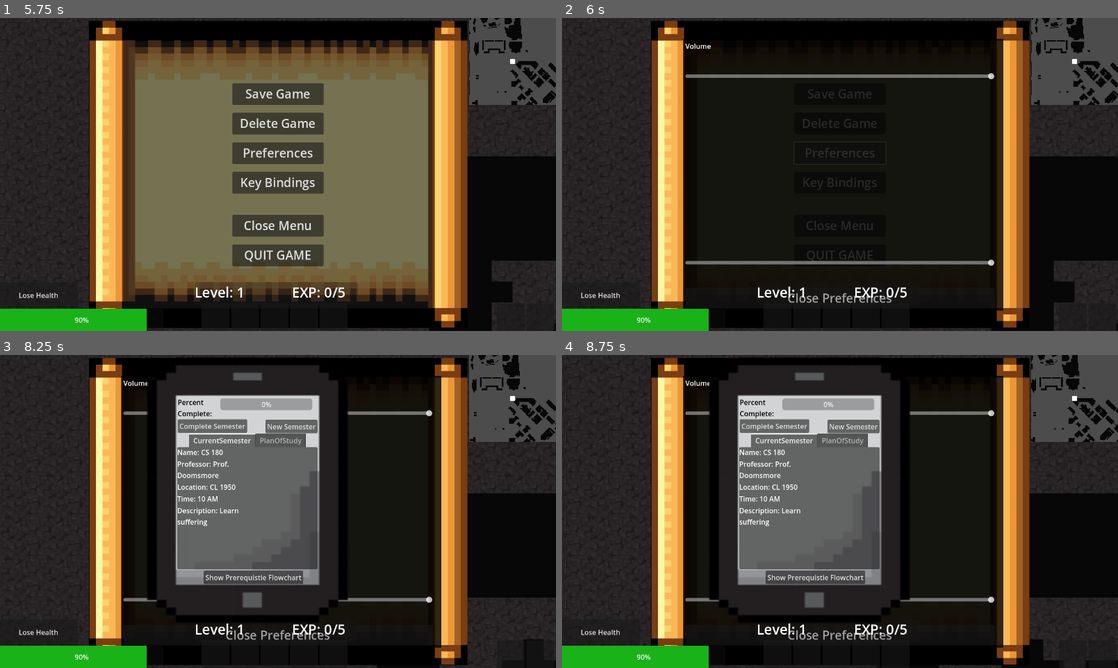
Above: before the commit, frames 1-4 (two rows, left to right).
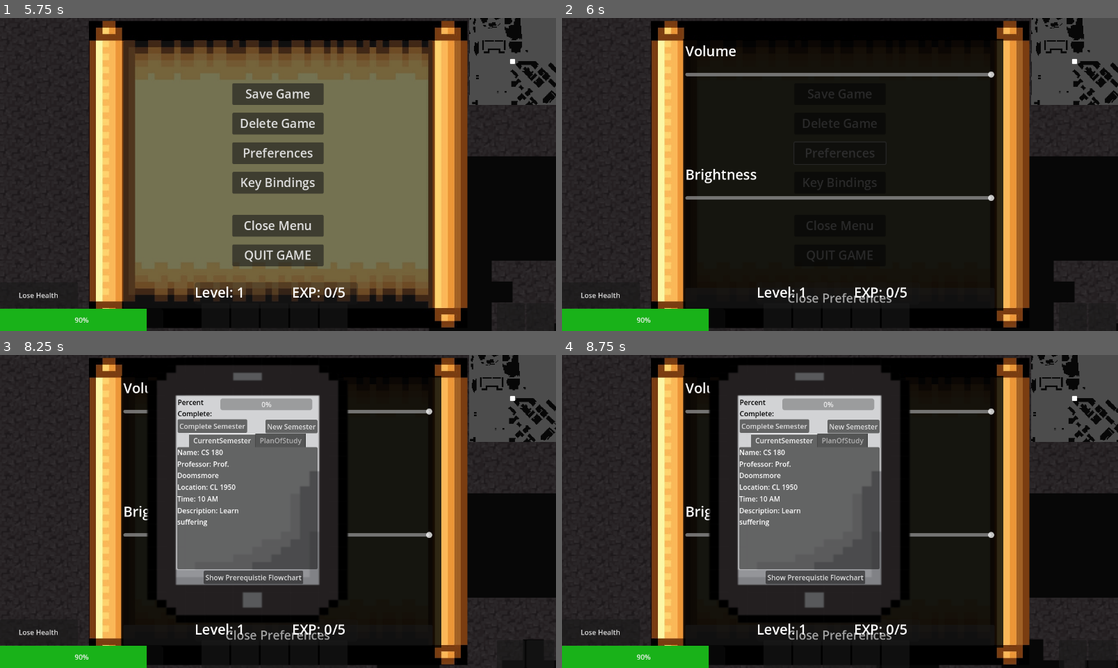
Above: after the commit, the same moments.

Repository: trex414/Profpocalypse-Purdue-Edition
Game: Godot game, scene res://test_main.tscn
Same seed, same stepped clock (60 frames per second), same inputs: the game is played once before the commit and once after it.
Inputs (mouse positions are in pixels of both pictures, inside the frame that each line leads up to):
- Up to frame 1 (5.75 s): click (216, 318) at 0.52 s; click (244, 318) at 1.27 s; click (272, 318) at 2 s; click (305, 318) at 2.75 s; click (333, 318) at 3.5 s; click "Lose Health" at 4.25 s; click (16, 36) at 5 s
- Up to frame 2 (6 s): click "Preferences" at 5.75 s
- Up to frame 3 (8.25 s): click "Key Bindings" at 6.5 s; click "Save Game" at 7.25 s; tap Enter at 8 s; move the mouse to (400, 495) at 8.02 s; hold D (move_right) from 8.03 s (still down); tap C (courses_information) at 8.1 s
- Up to frame 4 (8.75 s): keep holding D (move_right); tap Space at 8.27 s

Frame 1 is identical in both runs. In frame 2, 2.3% of the frame differs, in the area x 22-78%, y 8-80%; in frame 3, 0.9%; in frame 4, 0.9%.

Commit message:
Adjusted sizing layout of preferences menu

Diff:
--- a/Settings/scenes/preferences_menu.tscn
+++ b/Settings/scenes/preferences_menu.tscn
@@ -42,16 +42,17 @@
 anchor_bottom = 1.0
 grow_horizontal = 2
 grow_vertical = 2
-theme_override_constants/separation = 50
+theme_override_constants/separation = 20
 alignment = 1
 
 [node name="Volume Label" type="Label" parent="Panel/VBoxContainer"]
 layout_direction = 2
 layout_mode = 2
-theme_override_font_sizes/font_size = 16
+theme_override_font_sizes/font_size = 32
 text = "Volume"
 
 [node name="Volume Slider" type="HSlider" parent="Panel/VBoxContainer"]
+custom_minimum_size = Vector2(705, 25)
 layout_direction = 2
 layout_mode = 2
 size_flags_vertical = 2
@@ -59,8 +60,17 @@
 step = 0.05
 value = 1.0
 
+[node name="Brightness Label" type="Label" parent="Panel/VBoxContainer"]
+layout_direction = 2
+layout_mode = 2
+theme_override_font_sizes/font_size = 32
+text = "Brightness"
+
 [node name="Brightness Slider" type="HSlider" parent="Panel/VBoxContainer"]
+custom_minimum_size = Vector2(705, 25)
+layout_direction = 2
 layout_mode = 2
+size_flags_vertical = 2
 min_value = 0.2
 max_value = 1.0
 step = 0.05
